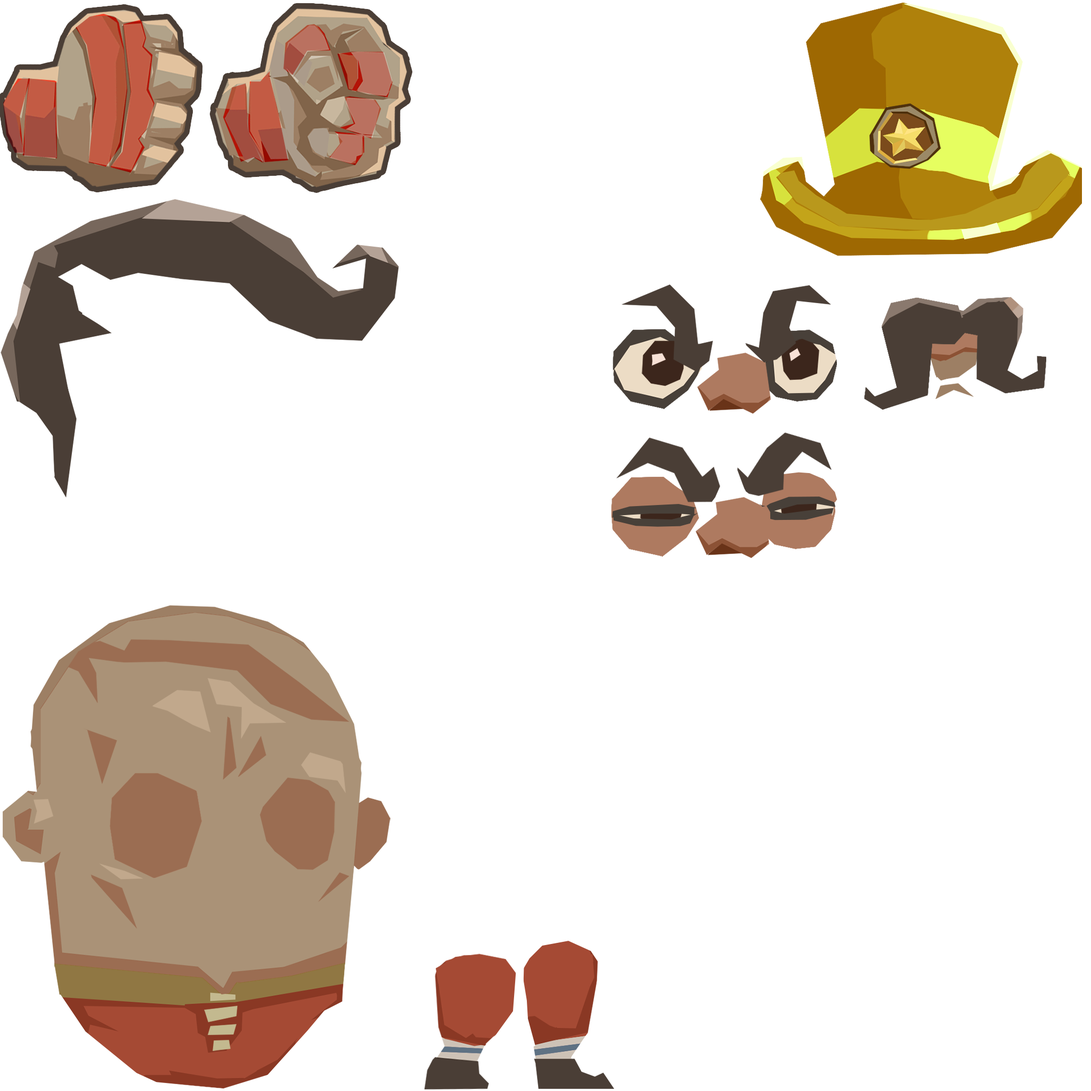
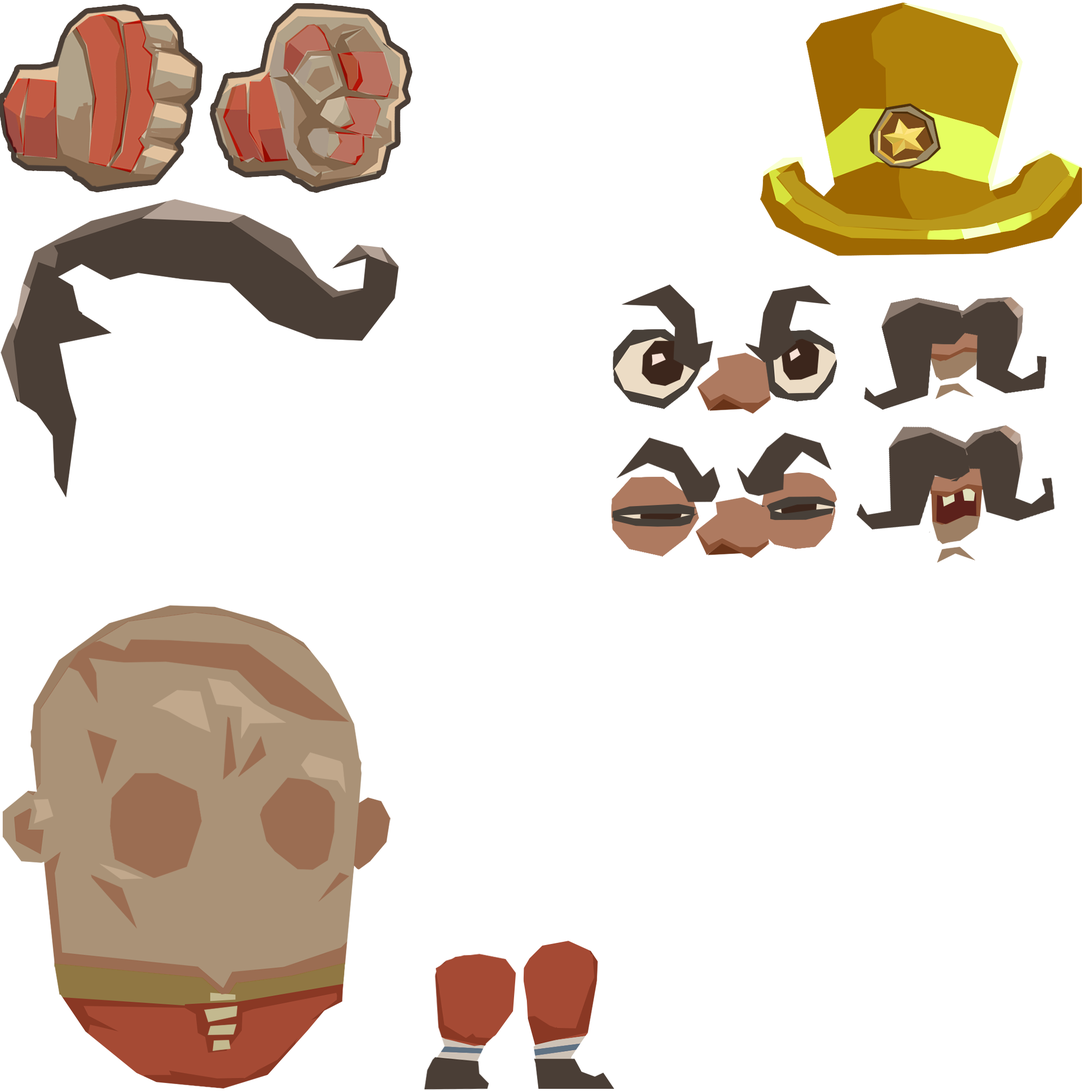
Layer changes from the first 1091 × 1091 image to the second:
added group "mouth open" with 4 layers in group "FighterRed" over [856, 424, 1056, 563]
added layer "mustache" (1st of 2, in "FighterRed" › "mouth open") in group "mouth open" over [856, 424, 1056, 533]
added layer "mouth" (1st of 3, in "FighterRed" › "mouth open") in group "mouth open" over [930, 465, 986, 563]
added layer "Layer 17" in group "mouth open" over [941, 482, 976, 507]
added layer "Layer 16" in group "mouth open" over [932, 481, 980, 533]
